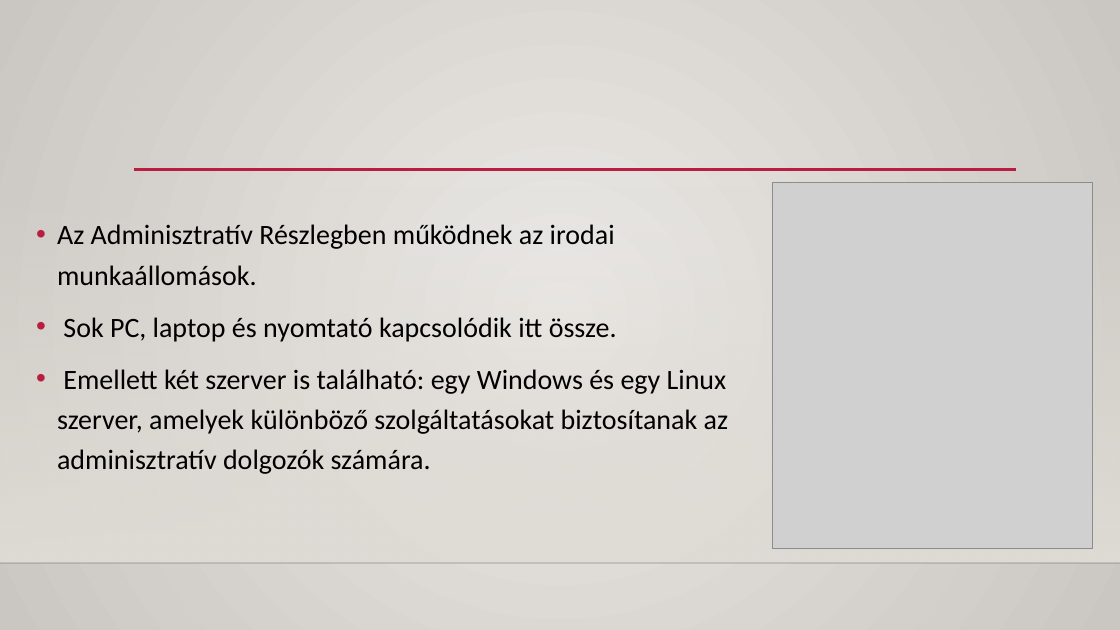
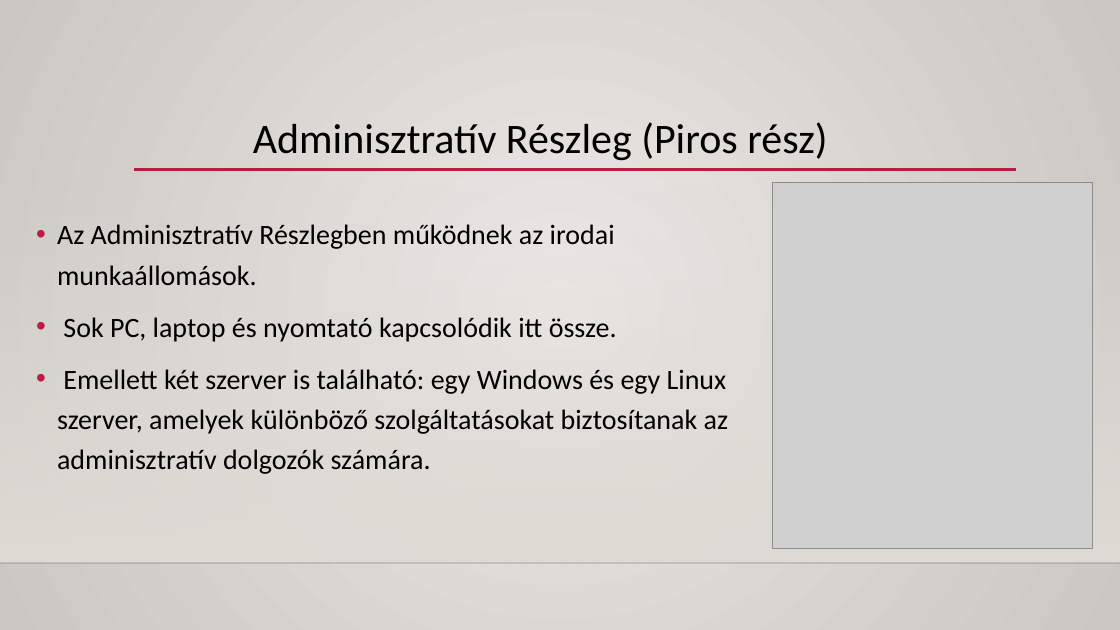
Before and after one commit to Ozen116/Ozen, a slide deck: slide 14 of NETCORE SOLUTION KFT.pptx (slide 13 before the commit). Drawn at 1120x630 pixels with LibreOffice and Linux fonts; fonts in the diff are those of the drawing; grey boxes stand for pictures; background and template pictures are left out. Boxes give left, top, right and bottom in pixels: in the first picture for what was removed or moved away, otherwise in the second. Text is boxed around its words. In the diff, an @@ line names an element or a change of style, - is before the commit and + after.

```diff
--- a/NETCORE SOLUTION KFT.pptx
+++ b/NETCORE SOLUTION KFT.pptx
@@ text added at (253, 122, 827, 161), 36 pt, text #000000 @@
+Adminisztratív Részleg (Piros rész)
```
Also in this commit, not shown: 5 other slides changed, 4 slides added.
